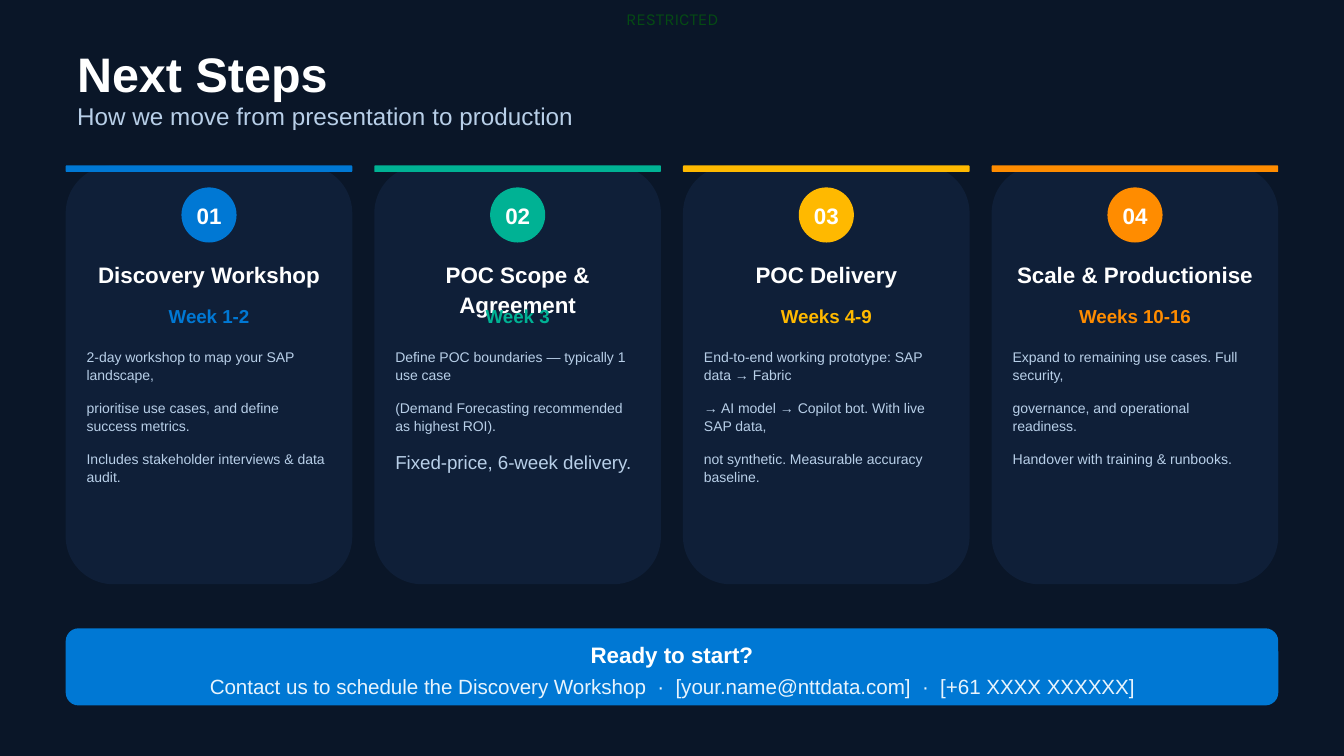
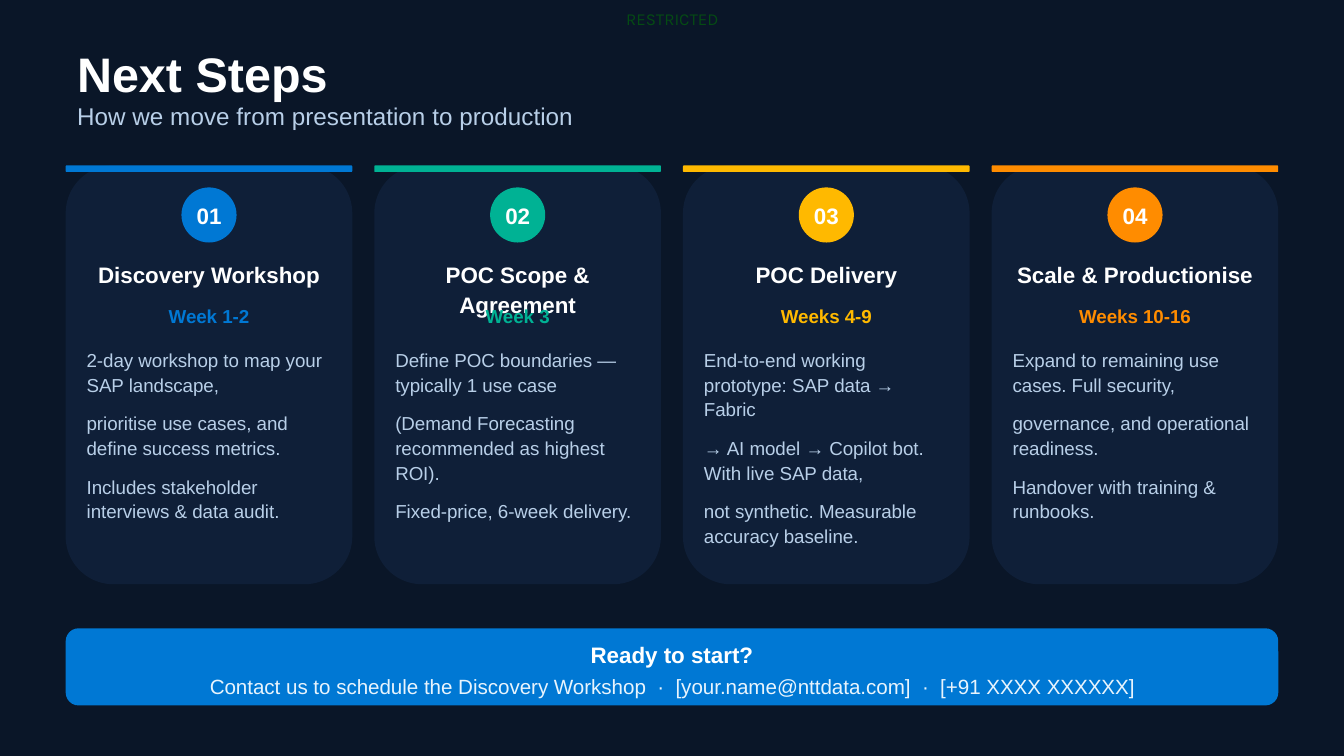
Before and after one commit to bhartiya75/ntt, a slide deck: slide 16 of backend/generated_ppts/NDBS_SAP_Supply_Chain_AI_v2.0.pptx. Drawn at 1344x756 pixels with LibreOffice and Linux fonts; fonts in the diff are those of the drawing; background and template pictures are left out. Boxes give left, top, right and bottom in pixels: in the first picture for what was removed or moved away, otherwise in the second. Text is boxed around its words. In the diff, an @@ line names an element or a change of style, - is before the commit and + after.

```diff
--- a/backend/generated_ppts/NDBS_SAP_Supply_Chain_AI_v2.0.pptx
+++ b/backend/generated_ppts/NDBS_SAP_Supply_Chain_AI_v2.0.pptx
@@ text "2-day workshop to map your ..." at [87,353,322,518]: size 10 to 13.3 pt @@
@@ text at [395,353,605,484]: size 10 to 13.3 pt in "Define POC boundaries — typically 1 use ...", "(Demand Forecasting recommended as highest ROI)." @@
@@ text "End-to-end working prototype: SAP data ..." at [704,353,924,547]: size 10 to 13.3 pt @@
@@ text "Expand to remaining use cases. ..." at [1013,353,1249,518]: size 10 to 13.3 pt in "Expand to remaining use cases. Full security,", "governance, and operational readiness."; size 10.1 to 13.3 pt in "Handover with training & runbooks." @@
@@ text at [210,679,1135,699]: text changed @@
-Contact us to schedule the Discovery Workshop · [your.name@nttdata.com] · [+61 XXXX XXXXXX]
+Contact us to schedule the Discovery Workshop · [your.name@nttdata.com] · [+91 XXXX XXXXXX]
```
Also in this commit, not shown: 12 other slides changed, 1 other file.
